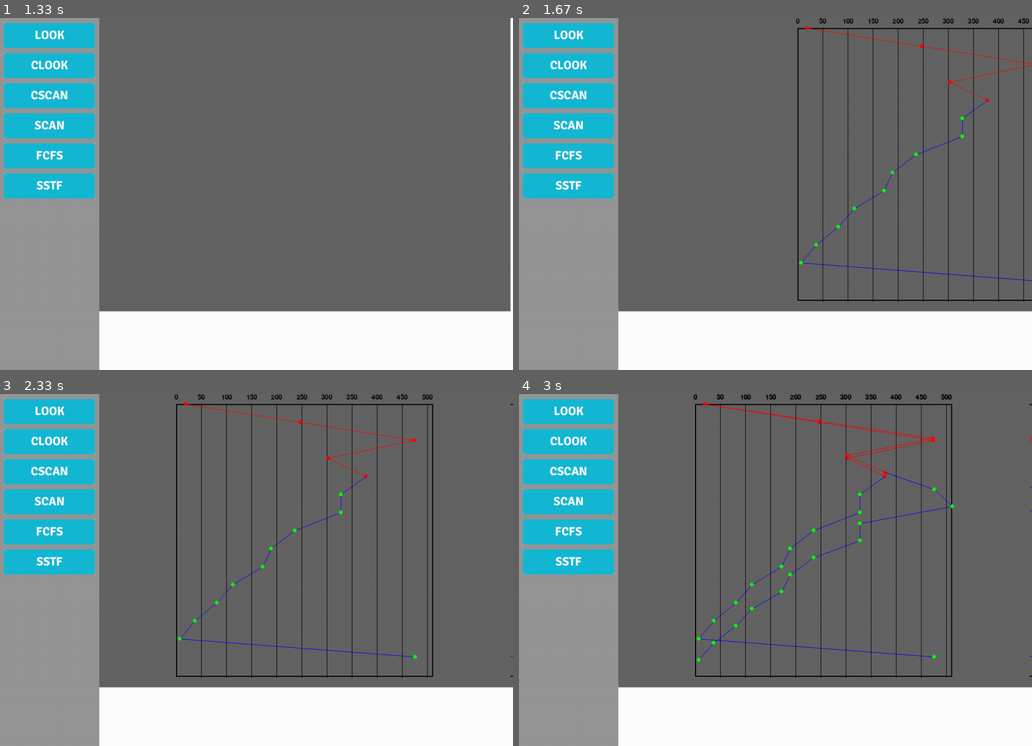
Above: before the commit, frames 1-4 (two rows, left to right).
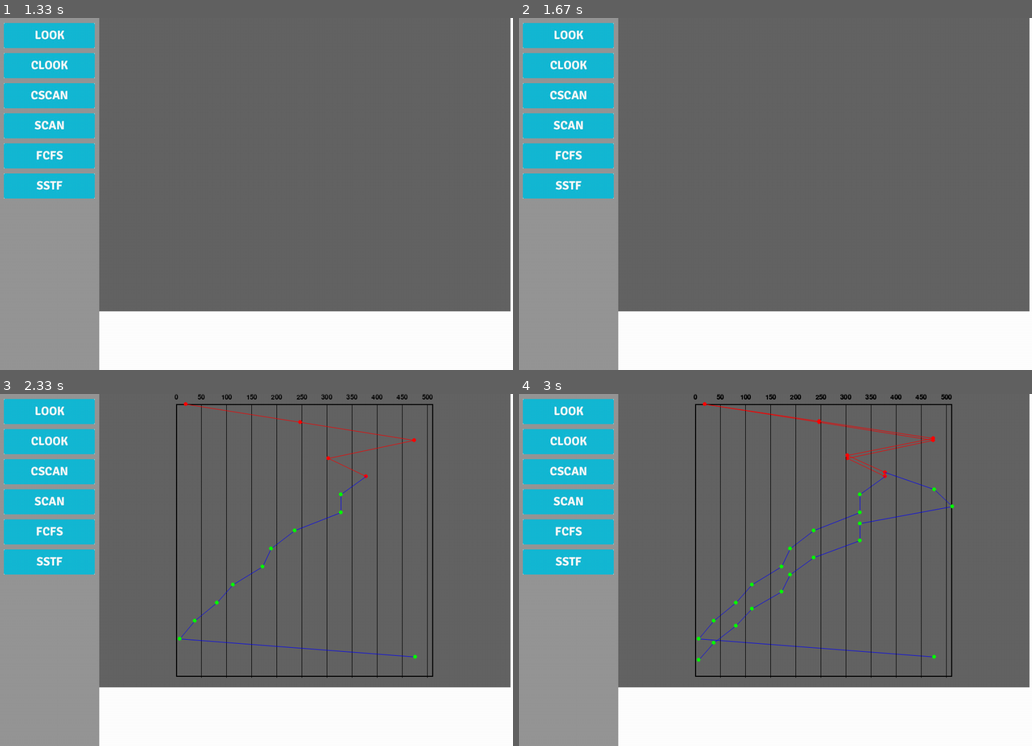
Above: after the commit, the same moments.

Repository: farfanoide/simuladorHDD
Game: pygame game, started from classTest.py
Same seed, same stepped clock (60 frames per second), same inputs: the game is played once before the commit and once after it. The source is Python 2; it was converted automatically to run under Python 3.
Inputs (mouse positions are in pixels of both pictures, inside the frame that each line leads up to):
- Up to frame 1 (1.33 s): no input
- Up to frame 2 (1.67 s): press the mouse at (652, 123) at 1.37 s; move the mouse to (621, 155) at 1.47 s; release the mouse at (590, 183) at 1.6 s
- Up to frame 3 (2.33 s): click (261, 608) at 1.78 s
- Up to frame 4 (3 s): move the mouse to (580, 492) at 2.53 s; click (580, 492) at 2.67 s; move the mouse to (611, 524) at 2.93 s

Frame 1 is identical in both runs. In frame 2, 2.8% of the frame differs, in the area x 54-100%, y 0-84%; in frame 3, 0.5%; in frame 4, 0.5%.

Commit message:
It draw graphic

Diff:
--- a/classTest.py
+++ b/classTest.py
@@ -18,13 +18,13 @@
 lote = Simulator()
 lote.random_list(15)
 lote.add_random_pf(5)
-
 button = BaseButton(lote, (10,10), "executeLOOK", "gui/img/LOOK.jpg")
 button2 = BaseButton(lote, (10,70), "executeCLOOK","gui/img/CLOOK.jpg")
 button3 = BaseButton(lote, (10,130), "executeCSCAN","gui/img/CSCAN.jpg")
 button4 = BaseButton(lote, (10,190), "executeSCAN","gui/img/SCAN.jpg")
 button5 = BaseButton(lote, (10,250), "executeFCFS","gui/img/FCFS.jpg")
 button6 = BaseButton(lote, (10,310), "executeSSTF","gui/img/SSTF.jpg")
+
 buttons = []
 buttons.append(button)
 buttons.append(button2)
--- a/gui/screen_algorithms.py
+++ b/gui/screen_algorithms.py
@@ -48,7 +48,7 @@
         coors = self.graphic.draw_grid(self.simulation.max_tracks+1, 50)
         self.graphic.label_grid(50, coors)
         self.graphic.draw_graphic(self.__calculate_coordinates(list_reqs))
-        self.graphic_screen.blit(self.graphic.graphic_sfc, (self.graphic.ax_x, self.graphic.ax_y))
+        #self.graphic_screen.blit(self.graphic.graphic_sfc, (self.graphic.ax_x, self.graphic.ax_y))
 
     def print_leyends(self, algorithm='Algoritmo', movements='movs', direction="derOizq"):
         if direction:
